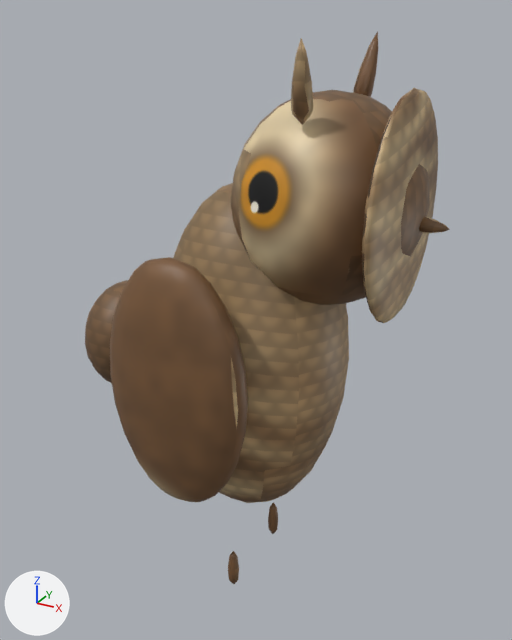
A saved change to the FBX model ArtSource/Authored/Creatures/owl.fbx.
Both versions are drawn from a 50 mm lens placed at (0.276, -0.499, 0.516), pointed at (-0.004, 0.012, 0.261). The lights are fixed; the arrows at lower left show +X, +Y and +Z. The first picture is the older version.

The scene before the commit, as lines of its bpy script (objects in view):
```python
mat_feather = principled_material('Feather')
mat_feather.texture = img_owl_png
me_owl_001 = bpy.data.meshes.new('owl.001')
me_owl_001.from_pydata(...)  # 1582 vertices, 3120 faces; spans x -0.179..0.161, y -0.123..0.123, z 0.0..0.5
me_owl_001.materials.append(mat_feather)  # picture img_owl_png
ob_owl = bpy.data.objects.new('owl', me_owl_001)
ob_owl.location = (0.0, 0.0, 0.0)
```
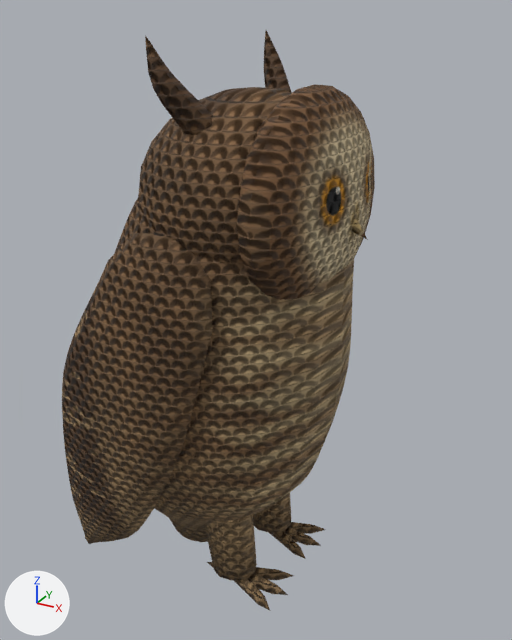
Location of each change, [x1, y1, x2, y2] in pixels of the pictures (512 x 640 px; the box of a moved part takes in the faces that stretch with it):
'owl', surface changed, reshaped (14% narrower): before [85, 31, 450, 584]; after [62, 31, 375, 610]
part 1 of me_owl_001, added (brown): after [138, 87, 291, 265]
part 2 of me_owl_001, added (brown): after [237, 84, 375, 300]
part 3 of me_owl_001, rebuilt: before [173, 183, 349, 503]; after [114, 198, 354, 542]
part 4 of me_owl_001, rebuilt (9% wider, 27% taller): before [110, 257, 248, 502]; after [62, 233, 213, 544]
part 5 of me_owl_001, deleted (brown): before [85, 280, 128, 383]
part 6 of me_owl_001, deleted (brown): before [362, 88, 438, 323]
part 7 of me_owl_001, deleted (brown): before [291, 38, 313, 125]
part 8 of me_owl_001, deleted: before [419, 217, 450, 233]
part 9 of me_owl_001, deleted (brown): before [353, 31, 378, 97]
part 10 of me_owl_001, built on: before [228, 503, 278, 584]; after [205, 492, 326, 610]
part 11 of me_owl_001, moved or reshaped: before [231, 90, 430, 305]; after [145, 31, 368, 240]

Edits to the bpy script that builds the scene:
```text
Add img_owl_n_png:
    img_owl_n_png = load_image('owl_n.png', 'owl_n.png', 1024, 1024, 'Non-Color')
Change mat_feather:
    where n0 = _N.new('ShaderNodeBsdfPrincipled'); n0.name = 'Principled BSDF'
    add n0.inputs[2].default_value = 0.85  # 'Roughness'
    add n3 = _N.new('ShaderNodeTexImage'); n3.name = 'Image Texture.001'
    add n3.image = img_owl_n_png
    add n4 = _N.new('ShaderNodeNormalMap'); n4.name = 'Normal Map'
    add _L.new(n3.outputs[0], n4.inputs[1])  # 'Color' to 'Color'
    add _L.new(n4.outputs[0], n0.inputs[5])  # 'Normal' to 'Normal'
Change me_owl_001:
    used by ob_owl; location = (0.0, 0.0, 0.0)
    remove me_owl_001.from_pydata(...)  # 1582 vertices, 3120 faces; spans x -0.179..0.161, y -0.123..0.123, z 0.0..0.5
    add me_owl_001.from_pydata(...)  # 2056 vertices, 4028 faces; spans x -0.192..0.099, y -0.125..0.125, z 0.0..0.5
    me_owl_001 part 1: a new loose piece, a UV sphere (18 segments, 12 rings, poles along z) spanning x -0.088..0.088, y -0.102..0.102, z 0.3..0.461, in mat_feather
    me_owl_001 part 2: a new loose piece, a UV sphere (20 segments, 12 rings, poles along z) spanning x 0.013..0.089, y -0.099..0.099, z 0.296..0.465, in mat_feather
    me_owl_001 part 3: the loose piece of 222 vertices spanning x -0.084..0.084, y -0.084..0.084, z 0.083..0.391 is rebuilt with 380 vertices and now spans x -0.154..0.083, y -0.109..0.109, z 0.011..0.438
    me_owl_001 part 4: the loose piece of 222 vertices spanning x -0.078..0.048, y -0.123..-0.073, z 0.136..0.351 is rebuilt with 212 vertices and now spans x -0.157..0.022, y -0.125..-0.069, z 0.006..0.367
    me_owl_001 part 5: the loose piece of 222 vertices spanning x -0.179..-0.095, y -0.051..0.051, z 0.169..0.277 is deleted
    me_owl_001 part 6: the loose piece of 222 vertices spanning x 0.116..0.135, y -0.08..0.08, z 0.296..0.467 is deleted
    me_owl_001 part 7: the loose piece of 50 vertices spanning x 0.06..0.076, y -0.069..-0.048, z 0.444..0.5 is deleted
    me_owl_001 part 8: the loose piece of 50 vertices spanning x 0.135..0.161, y -0.006..0.006, z 0.366..0.378 is deleted
    me_owl_001 part 9: the loose piece of 50 vertices spanning x 0.06..0.076, y 0.048..0.069, z 0.444..0.5 is deleted
    me_owl_001 part 10: 98 vertices removed from x -0.005..0.005, y -0.047..0.047, z 0.0..0.042; 626 vertices added at x -0.192..0.058, y -0.063..0.063, z 0.0..0.136
    me_owl_001 part 11: 222 vertices removed from x -0.01..0.142, y -0.076..0.076, z 0.3..0.462; 202 vertices added at x -0.036..0.099, y -0.089..0.089, z 0.354..0.5
    other edits to the shape of me_owl_001 do not show in these pictures
```
